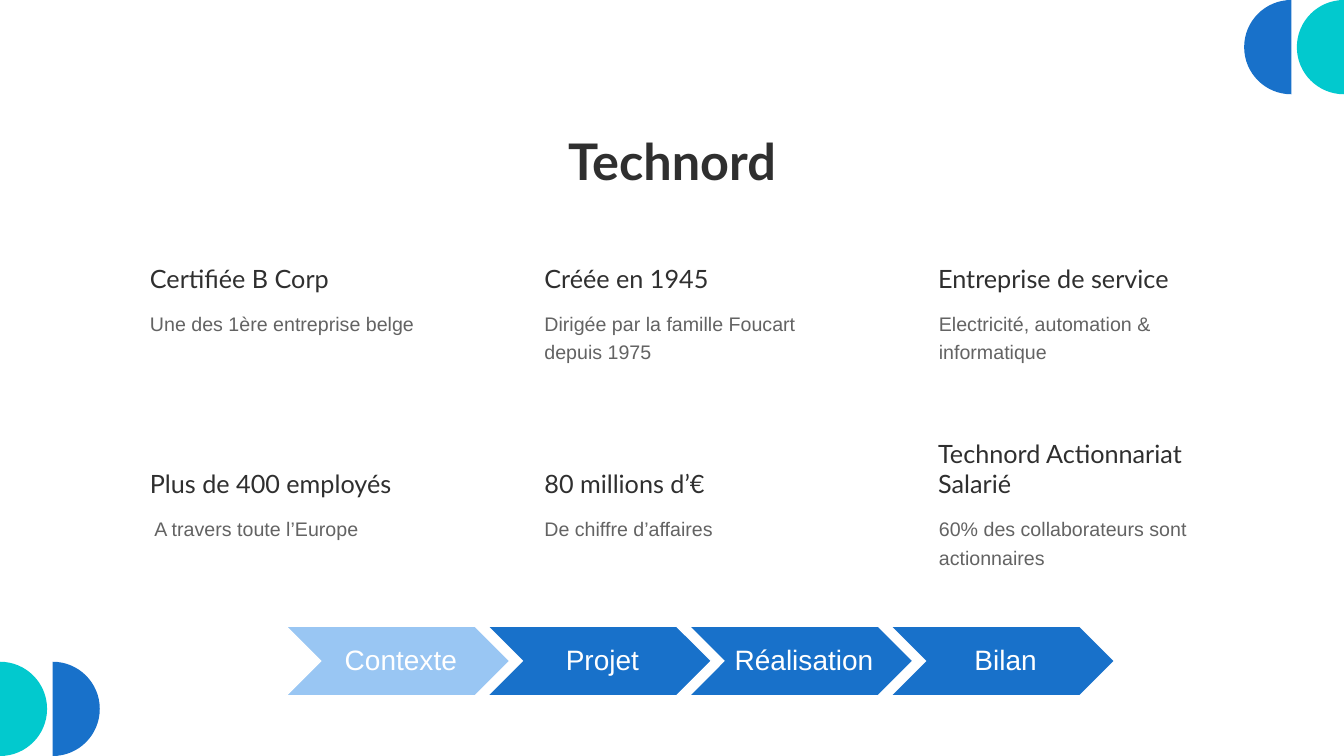
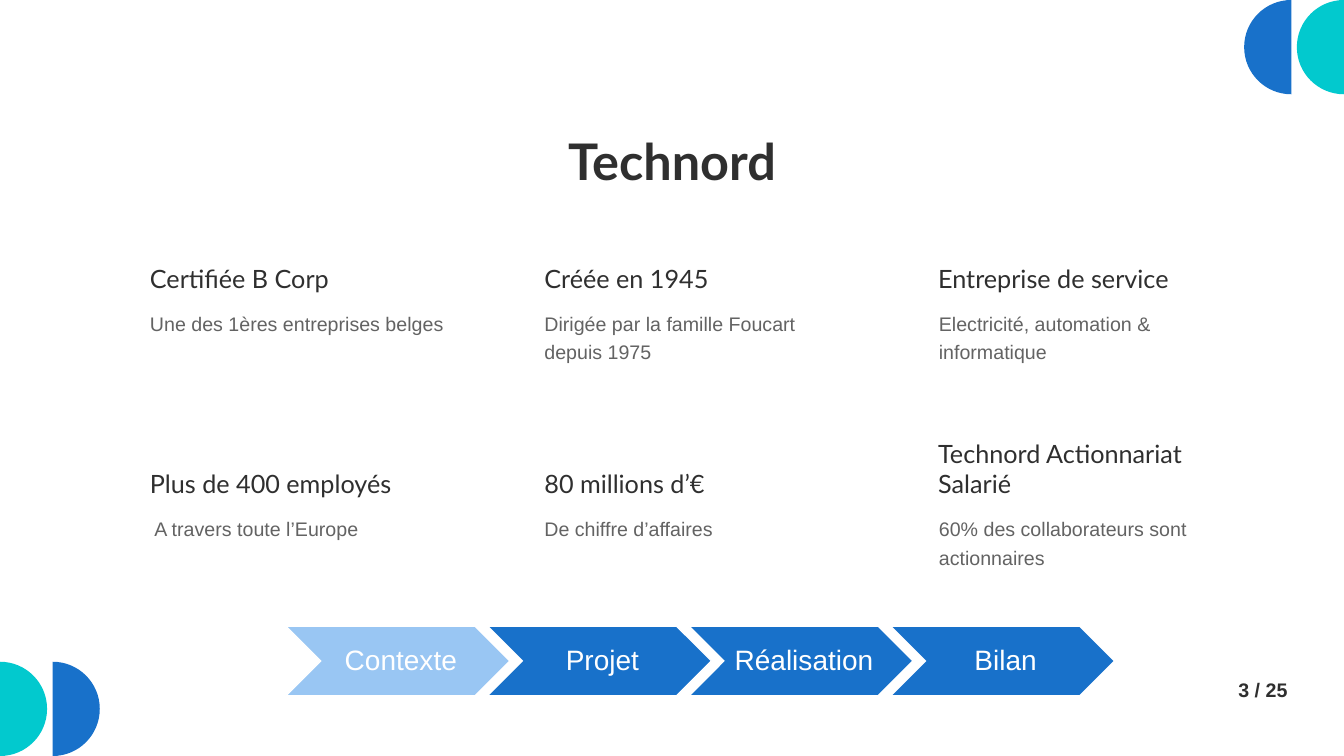
Before and after one commit to MAGREMENT/Memoire, a slide deck: slide 3 of Présentation.pptx. Drawn at 1344x756 pixels with LibreOffice and Linux fonts; fonts in the diff are those of the drawing. Boxes give left, top, right and bottom in pixels: in the first picture for what was removed or moved away, otherwise in the second. Text is boxed around its words. In the diff, an @@ line names an element or a change of style, - is before the commit and + after.

```diff
--- a/Présentation.pptx
+++ b/Présentation.pptx
@@ text at (x1=150, y1=316, x2=443, y2=335): text changed @@
-Une des 1ère entreprise belge
+Une des 1ères entreprises belges
@@ text added at (x1=1238, y1=683, x2=1288, y2=697), 14 pt, text #2F2F2F, bold @@
+3 / 25
```
Also in this commit, not shown: 20 other slides changed, 13 slides added, 1 slide removed, 1 other file.
